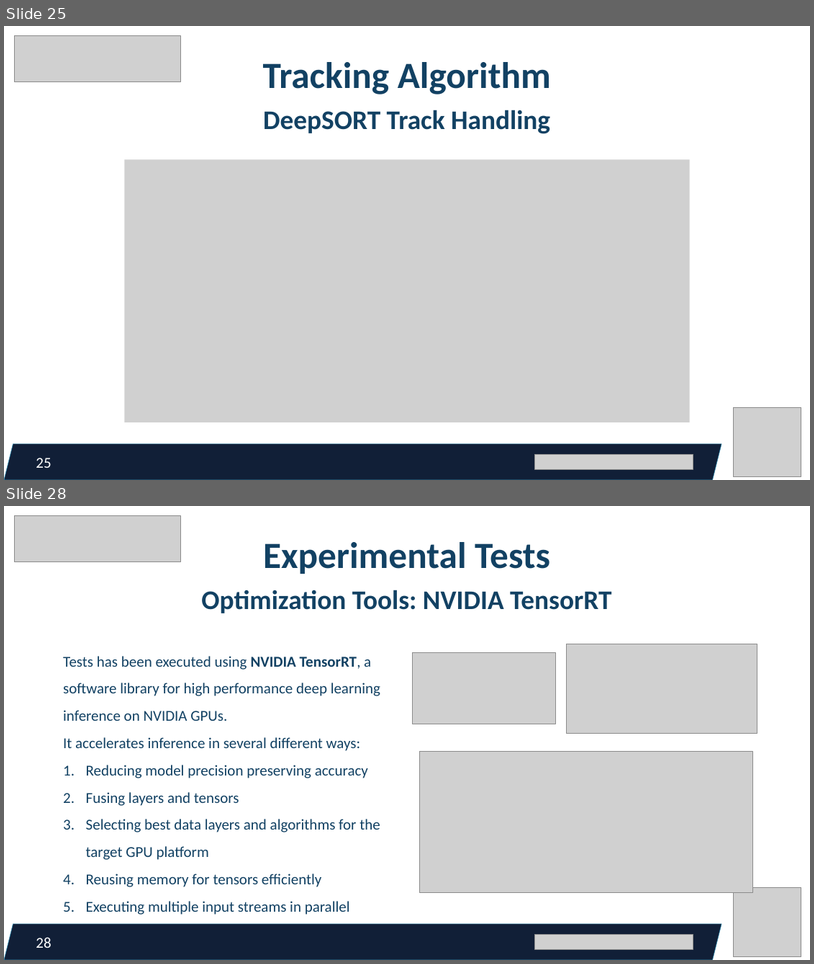
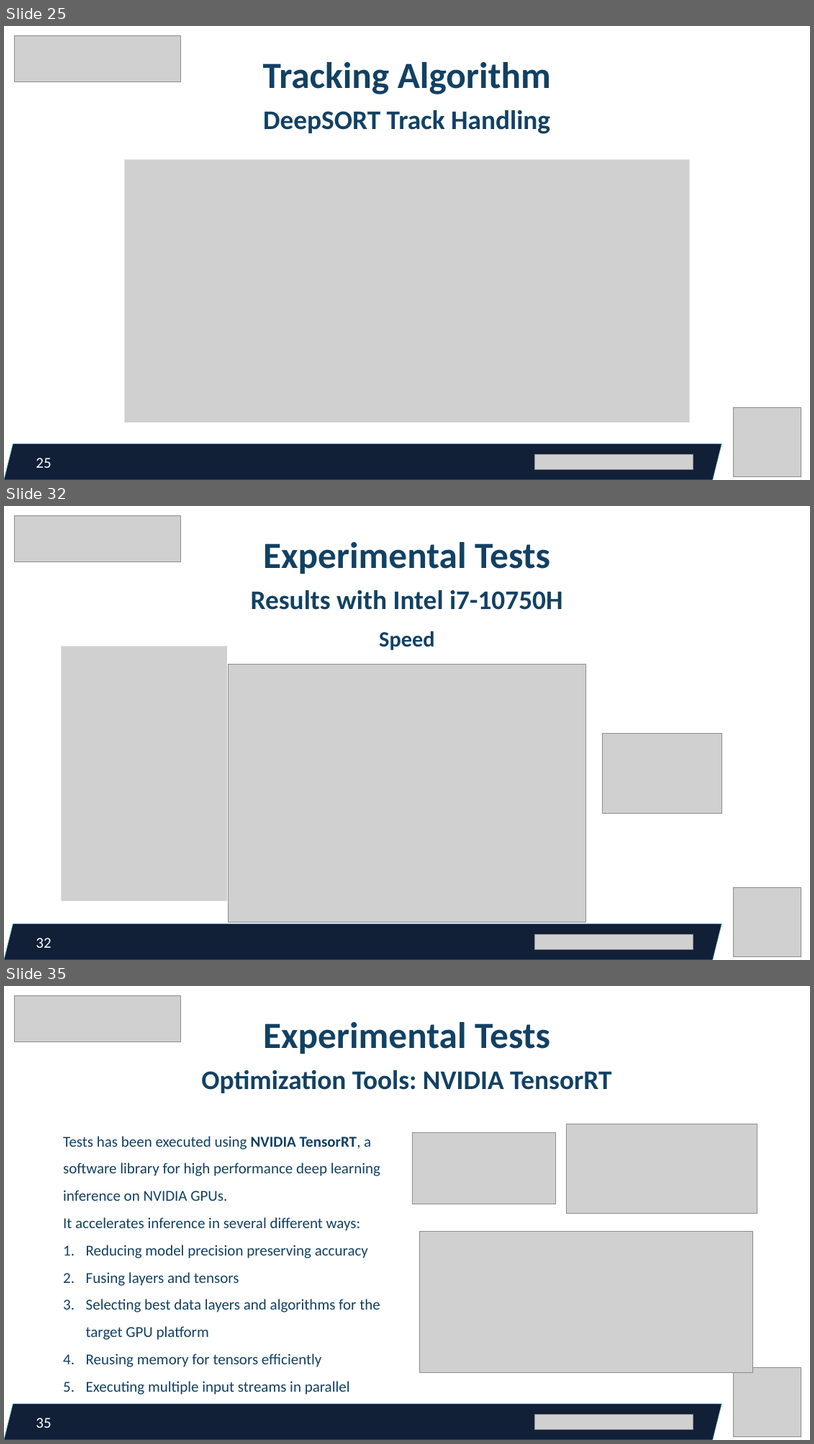
Before and after one commit to federicorossifr/eupilot-cini-mandown, a slide deck: pp_12_01_23.pptx. Shown one above the other, each under a label of ours: slides 25 and 28 before the commit, slides 25, 32 and 35 after it; the slides between them are not shown. The pictures are 814x964 and 814x1444 pixels, drawn with LibreOffice and Linux fonts; fonts in the diff are those of the drawing; grey boxes stand for pictures. Boxes give left, top, right and bottom in pixels: in the first picture for what was removed or moved away, otherwise in the second. Text is boxed around its words. In the diff, an @@ line names an element or a change of style, - is before the commit and + after.

```diff
--- a/pp_12_01_23.pptx
+++ b/pp_12_01_23.pptx
@@ slide 32 added at [4,506,810,960], background #FFFFFF @@
@@ picture added at [14,516,181,561] @@
@@ text added at [263,542,550,574], 44 pt, text #124163, bold @@
+Experimental Tests
@@ text added at [251,590,563,610], 32 pt, text #124163, bold @@
+Results with Intel i7-10750H
@@ text added at [379,631,435,650], 26 pt, text #124163, bold @@
+Speed
@@ picture added at [62,646,227,901] @@
@@ picture added at [229,664,586,922] @@
@@ picture added at [603,734,722,813] @@
@@ picture added at [733,887,801,957] @@
@@ parallelogram added at [4,924,722,960], fill #111F37, outline #3494BA 0.5 pt @@
@@ page number added at [36,937,51,947], 18 pt, text #FFFFFF @@
+32
@@ picture added at [535,934,694,949] @@
@@ what was slide 28 is now slide 35 @@
@@ page number at [36,1417,51,1427]: text changed @@
-28
+35
```
Also in this commit, not shown: 11 slides changed, 8 other slides added.
